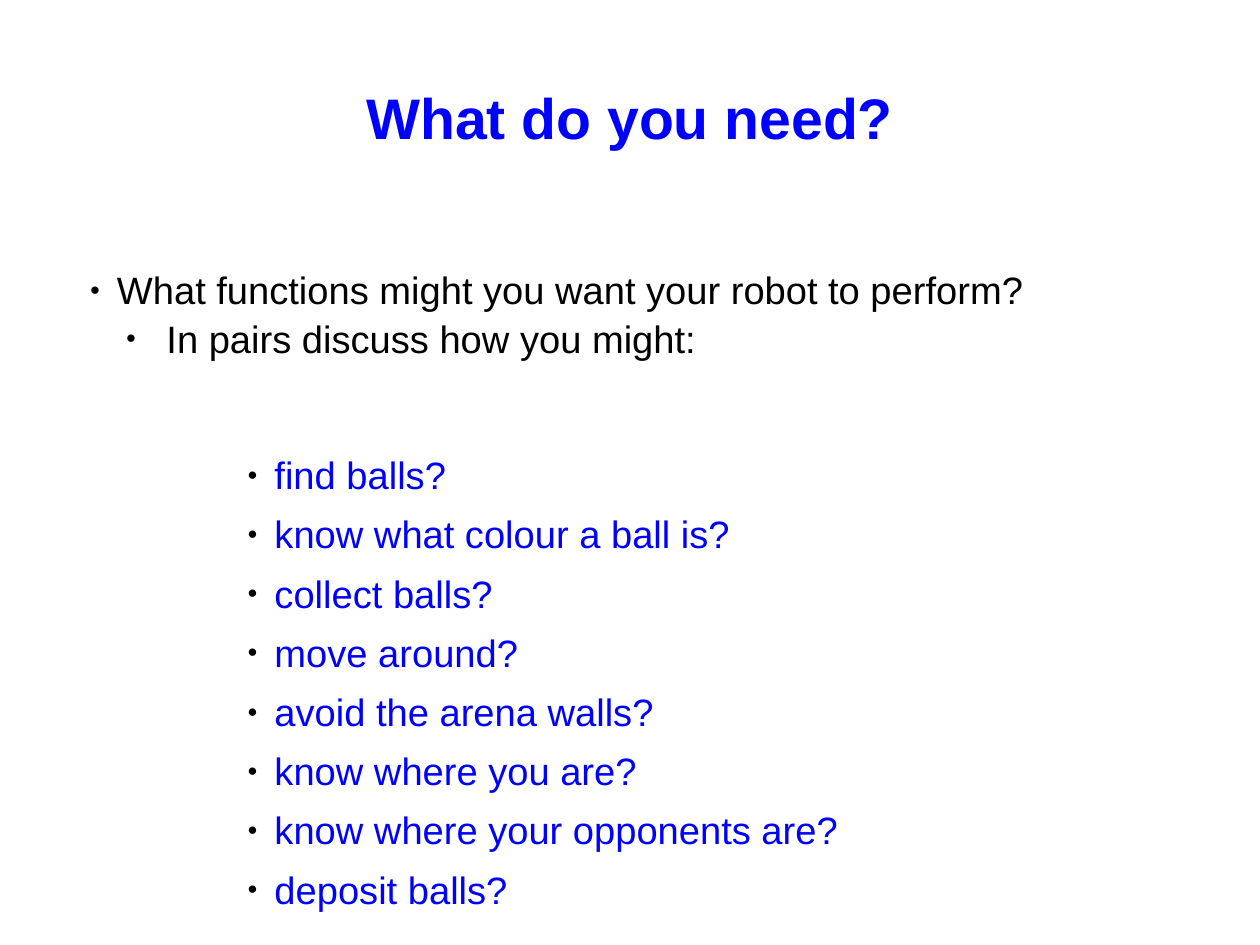
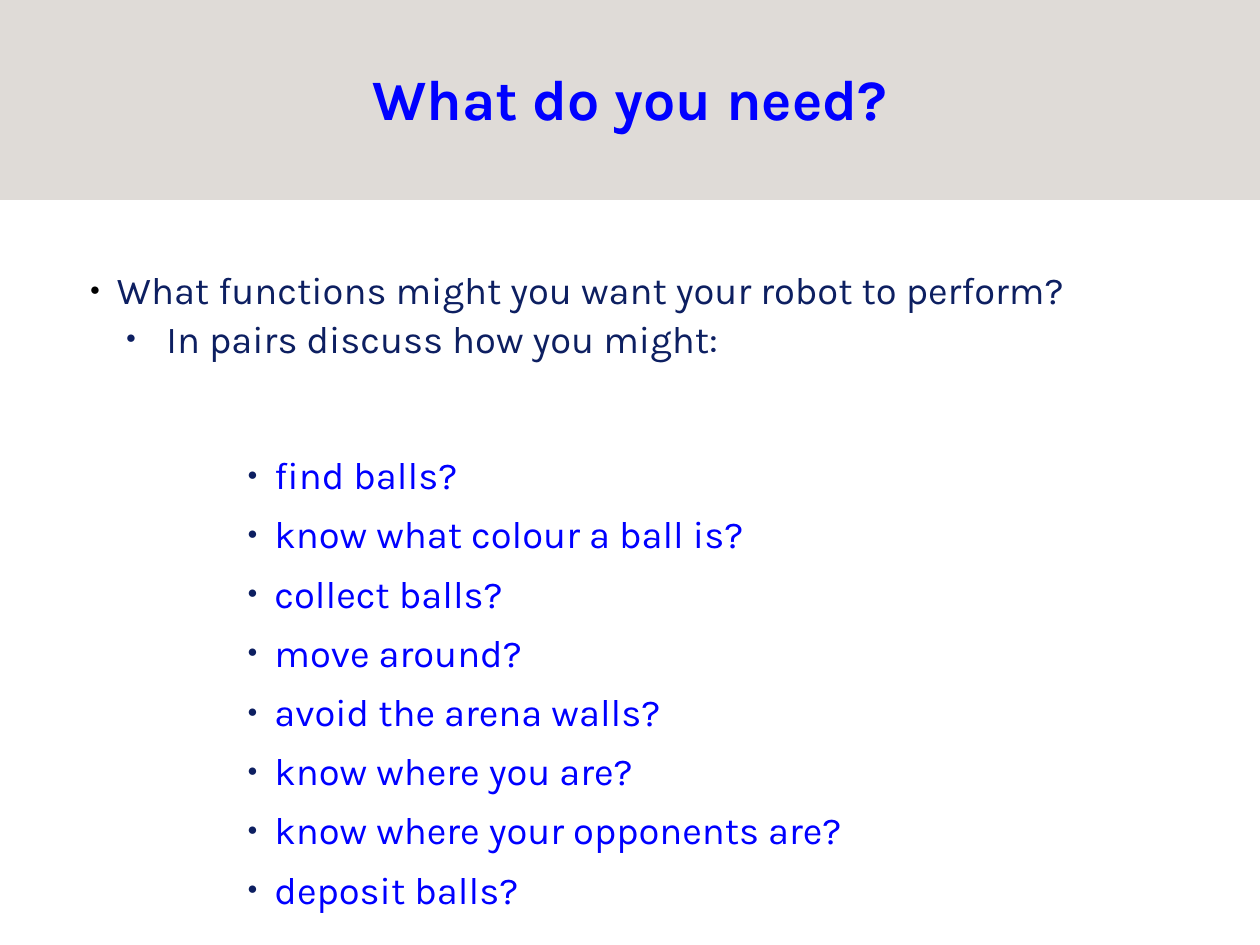
Before and after one commit to srobo/subversion-archive, a slide deck: slide 2 of KickStart/kickstart-08/presentations/kickstart-elec-presentation.odp. Drawn at 1260x945 pixels with LibreOffice and Linux fonts; fonts in the diff are those of the drawing; background and template pictures are left out. Boxes give left, top, right and bottom in pixels: in the first picture for what was removed or moved away, otherwise in the second. Text is boxed around its words. In the diff, an @@ line names an element or a change of style, - is before the commit and + after.

Commit message:
applied sr style

```diff
--- a/KickStart/kickstart-08/presentations/kickstart-elec-presentation.odp
+++ b/KickStart/kickstart-08/presentations/kickstart-elec-presentation.odp
@@ rectangle added at (x1=0, y1=0, x2=1260, y2=200), fill #DFDBD7 @@
@@ title "What do you need?" moved from (x1=366, y1=97, x2=893, y2=150) to (x1=373, y1=80, x2=887, y2=134) @@
@@ title "What do you need?" at (x1=373, y1=80, x2=887, y2=134): font Arial to Karla @@
@@ text "What functions might you want ..." at (x1=117, y1=277, x2=1064, y2=314): font Arial to Karla, text colour #000000 to #0D1F61 @@
@@ text "In pairs discuss how you ..." at (x1=166, y1=326, x2=841, y2=913): font Arial to Karla; text colour #000000 to #0D1F61 in "In pairs discuss how you might:"; bullet colour #000000 to #0D1F61 @@
```
Also in this commit, not shown: 23 other slides changed.
